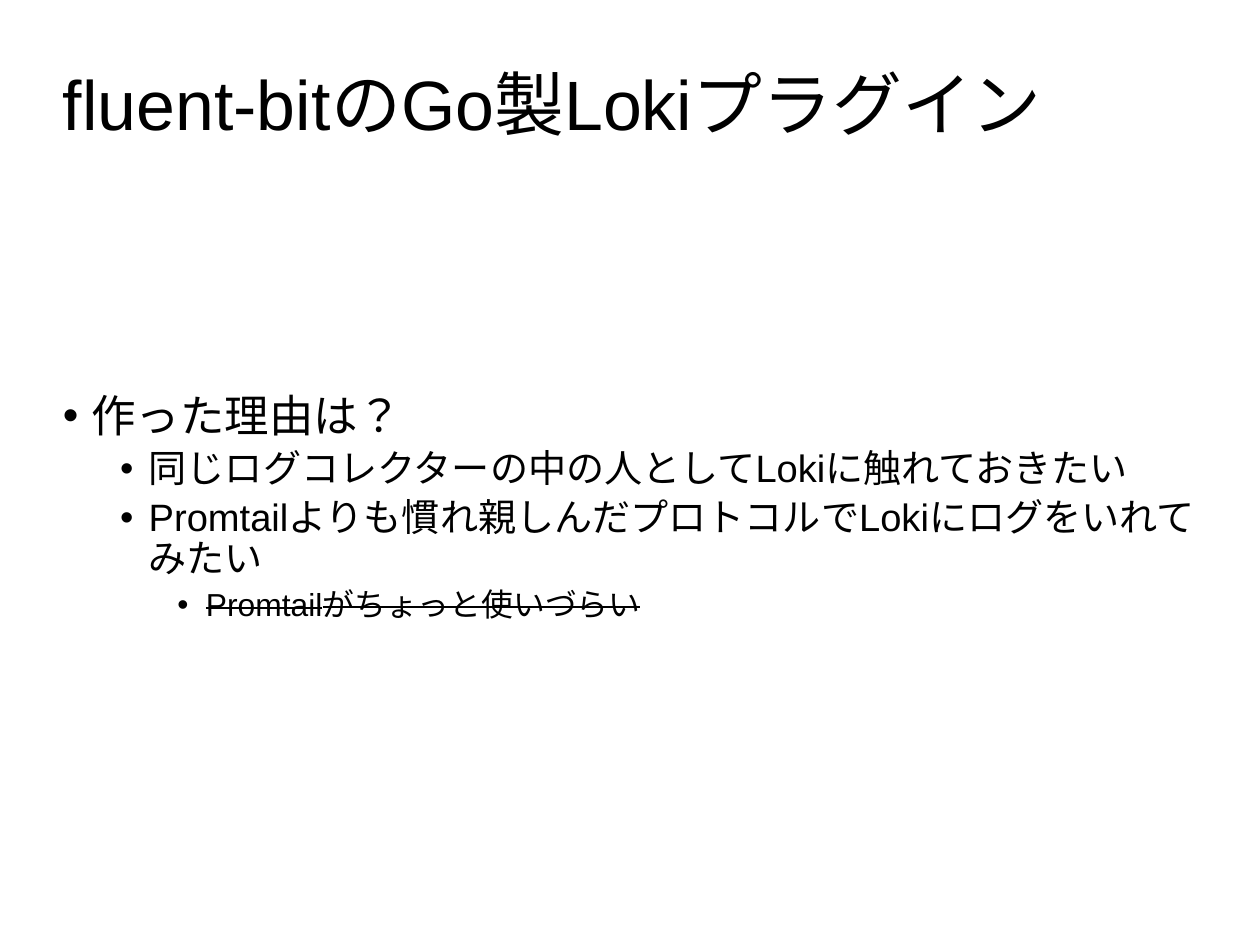
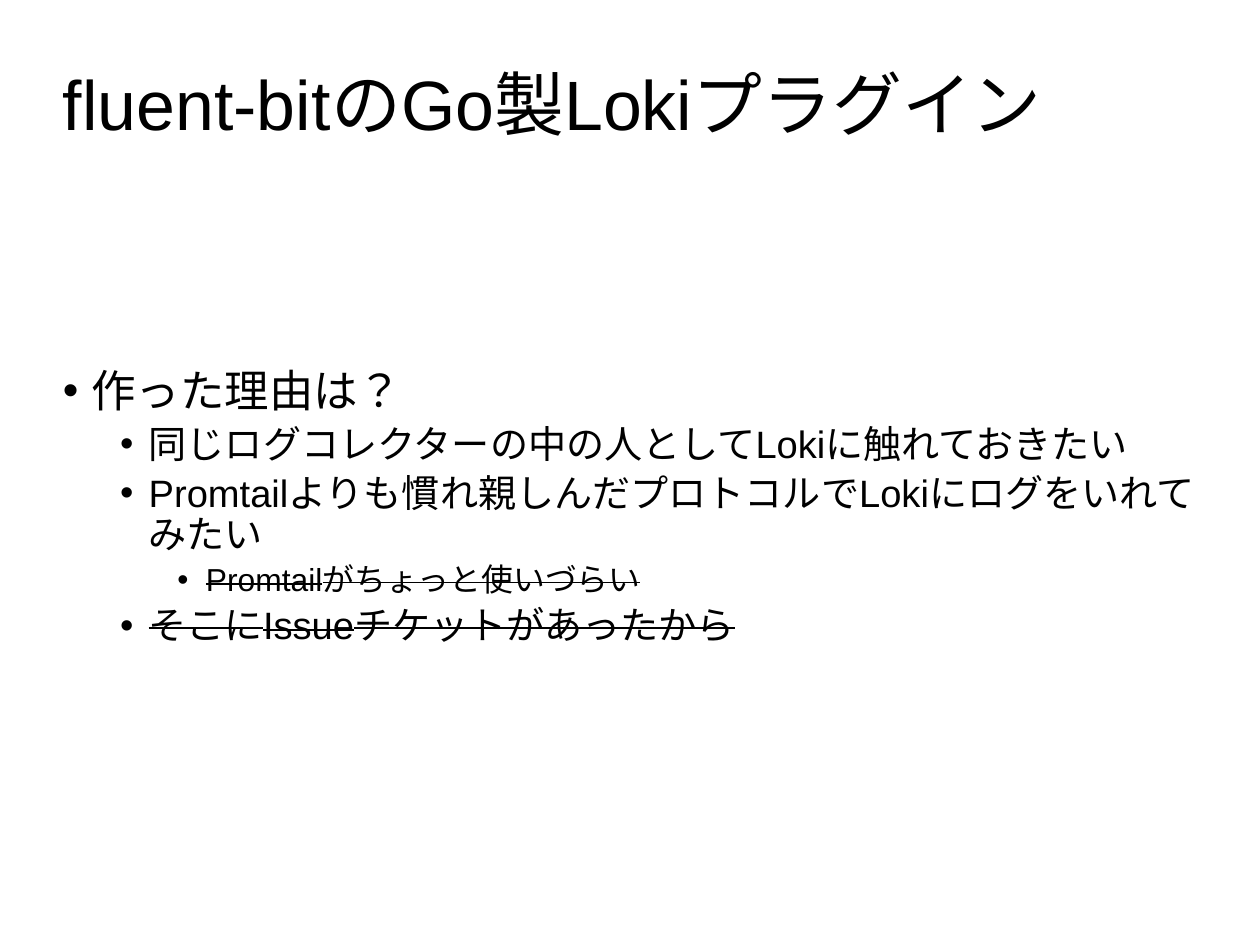
Before and after one commit to cosmo0920/prometheus_meetup_slide_20200115, a slide deck: slide 13 of Prometheus_meetup_slide.pptx. Drawn at 1260x945 pixels with LibreOffice and Linux fonts; fonts in the diff are those of the drawing; background and template pictures are left out. Boxes give left, top, right and bottom in pixels: in the first picture for what was removed or moved away, otherwise in the second. Text is boxed around its words. In the diff, an @@ line names an element or a change of style, - is before the commit and + after.

```diff
--- a/Prometheus_meetup_slide.pptx
+++ b/Prometheus_meetup_slide.pptx
@@ subtitle "作った理由は？": place and size @@
-subtitle "作った理由は？" at (92, 394, 1128, 619)
+subtitle "作った理由は？" at (92, 369, 1128, 642)
@@ subtitle at (149, 607, 735, 642): paragraph added @@
+  • そこにIssueチケットがあったから
```
Also in this commit, not shown: 4 other slides changed, 1 slide added, 1 other file.
